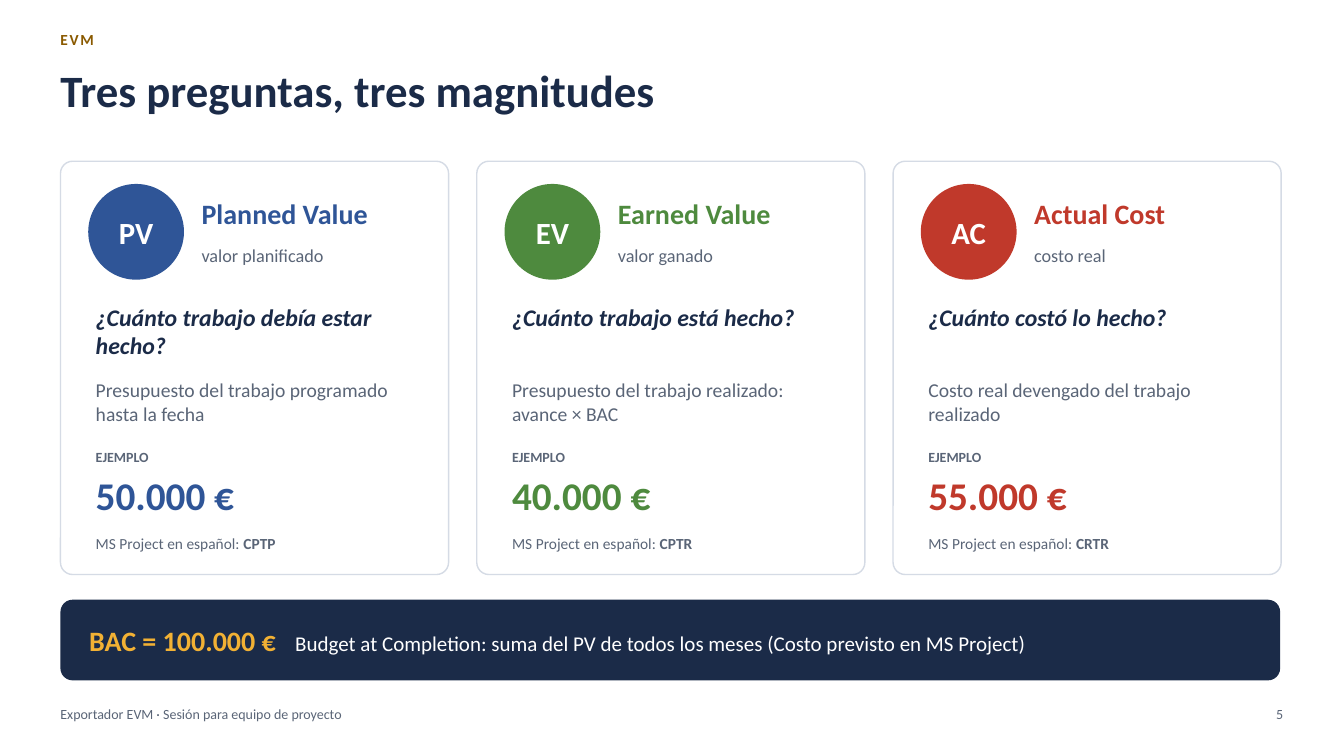
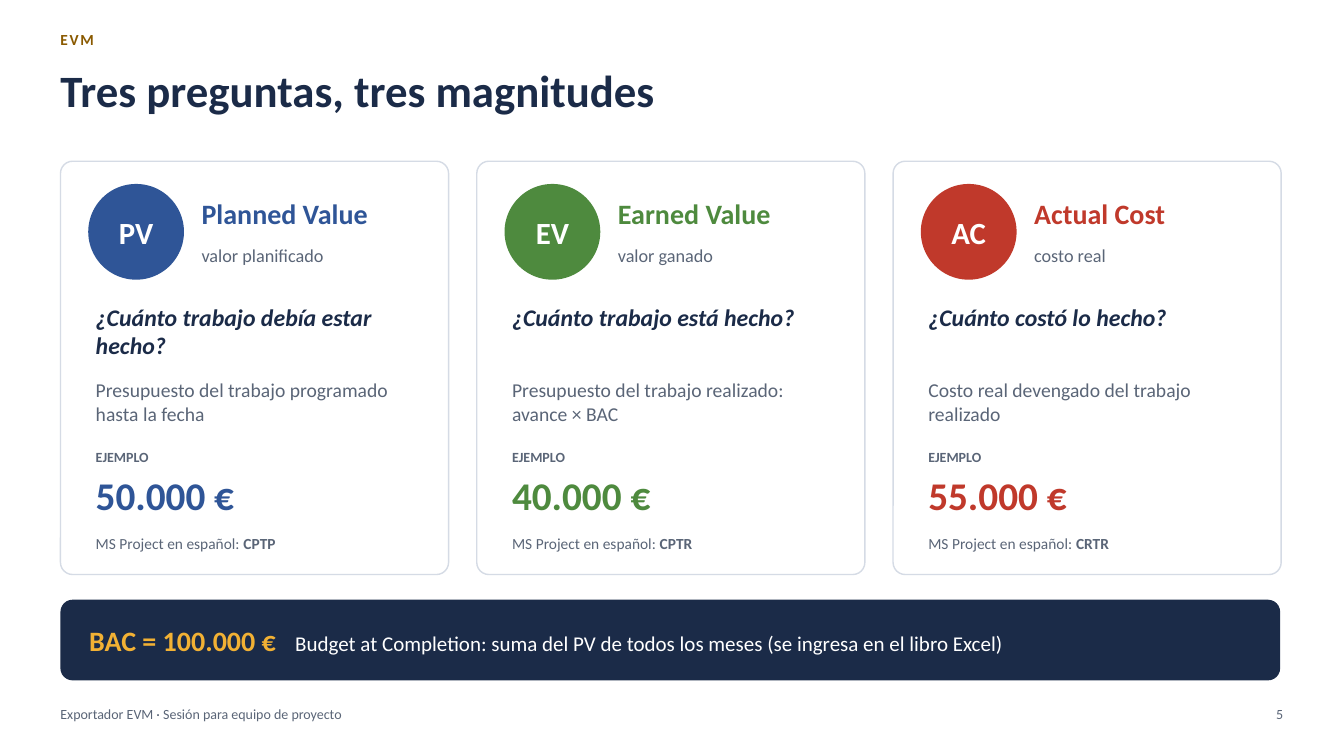
Before and after one commit to MarceloSalazar/evm-automation, a slide deck: slide 5 of docs/presentacion-jefes-de-proyecto.pptx. Drawn at 1344x756 pixels with LibreOffice and Linux fonts; fonts in the diff are those of the drawing. Boxes give left, top, right and bottom in pixels: in the first picture for what was removed or moved away, otherwise in the second. Text is boxed around its words. In the diff, an @@ line names an element or a change of style, - is before the commit and + after.

Commit message:
Documentación, capturas y presentación del modo porcentaje (versión 2.0.0)
- docs/modo-porcentaje.md: modo por defecto, pesos de tareas e hitos, multi-empresa, hojas, cierre
  mensual, cambios de BAC y diferencias con el modo costo.
- README, tutorial, configuración, multi-empresa, preparación en MS Project, métodos, libro Excel,
  comandos, validaciones, proceso de reporte, varios archivos, glosario y desarrollo actualizados;
  los documentos del modo costo indican que se aplican a ese modo.
- Capturas del libro regeneradas en el modo porcentaje (nuevas: % PV, % EV, % PV-EmpresaA).
- Presentación: presupuesto en el libro, curva por duración e hitos, cifras del ejemplo y capturas
  nuevas; portada con la versión 2.0.0 y PDF.
- Versión 2.0.0 y su entrada en CHANGELOG.md.

```diff
--- a/docs/presentacion-jefes-de-proyecto.pptx
+++ b/docs/presentacion-jefes-de-proyecto.pptx
@@ text in rounded rectangle at bbox=[89, 632, 1002, 655]: text changed @@
-BAC = 100.000 € Budget at Completion: suma del PV de todos los meses (Costo previsto en MS Project)
+BAC = 100.000 € Budget at Completion: suma del PV de todos los meses (se ingresa en el libro Excel)
```
Also in this commit, not shown: 25 other slides changed, 49 other files.
